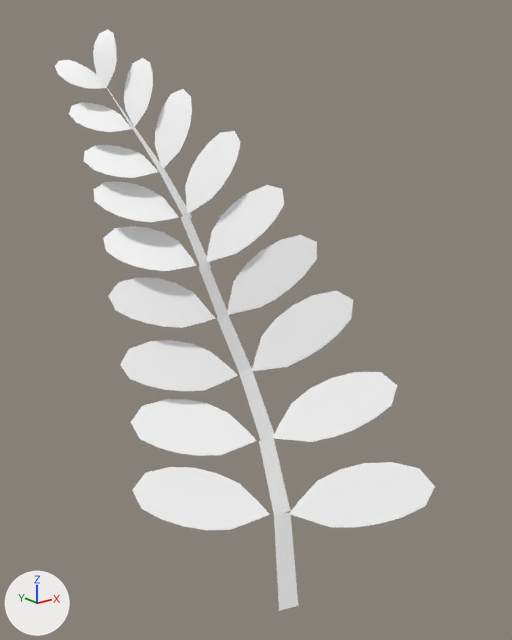
A saved change to the FBX model src/rawassets/anims/fern_short_sway.fbx.
Camera for both pictures: a camera (50 mm lens) standing at (-0.01155, -0.0129, 0.01395) and looking at (0.00089, 0.00265, 0.00773). The lights are fixed; the arrows at lower left show +X, +Y and +Z. Both versions are drawn at frame 32 of the action 'Take 001'; the numbers are the values there.

The first picture shows 'fern_base', 'fern_segment', 'fern_segment1', 'fern_segment2', 'fern_segment3', 'fern_segment4', 'fern_segment5', 'fern_segment6', 'fern_segment7'.
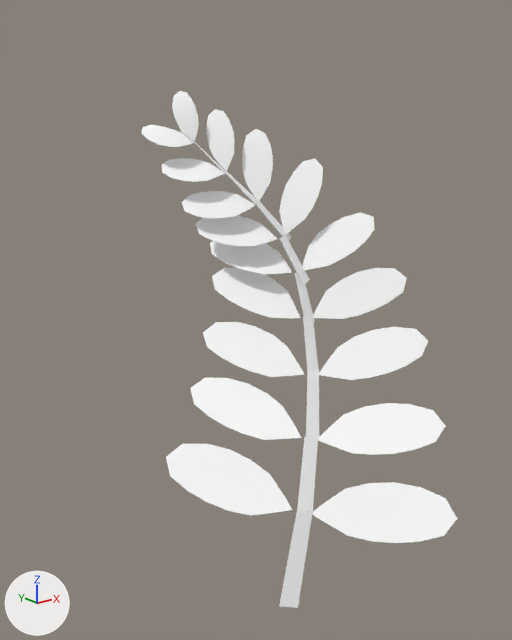
Where the change shows, as pixel boxes (x1, y1, x2, y2) in the pictures (512 x 640 px):
'fern_base', moved, turned: before (132, 462, 435, 611); after (166, 444, 457, 608)
'fern_segment', moved, turned: before (131, 372, 397, 517); after (190, 377, 445, 512)
'fern_segment1', moved, turned: before (120, 291, 353, 441); after (203, 322, 428, 439)
'fern_segment2', moved, turned: before (108, 235, 317, 373); after (212, 268, 407, 371)
'fern_segment3', moved, turned: before (103, 185, 284, 321); after (210, 212, 375, 322)
'fern_segment4', moved, turned: before (93, 131, 241, 273); after (196, 159, 323, 285)
'fern_segment5', moved, turned: before (84, 89, 192, 218); after (182, 129, 291, 241)
'fern_segment6', moved, turned: before (69, 58, 163, 171); after (162, 109, 258, 205)
'fern_segment7', moved, turned: before (55, 29, 134, 129); after (141, 91, 226, 173)

What changed in the scene script:
```text
Change ob_fern_segment7:
    ob_fern_segment7.location: (-0.00158, 0.00495, 0.01313) -> (0.00156, 0.00499, 0.01174)
    ob_fern_segment7.rotation_euler: (1.458, -1.805, 0.659) -> (2.097, -1.903, 0.262)  # degrees (84, -103, 38) -> degrees (120, -109, 15)
Change ob_fern_segment1:
    ob_fern_segment1.location: (0.00048, 0.00171, 0.00454) -> (0.00225, 0.00162, 0.00402)
    ob_fern_segment1.rotation_euler: (0.595, -1.448, 1.113) -> (1.417, -1.037, 0.214)  # degrees (34, -83, 64) -> degrees (81, -59, 12)
Change ob_fern_segment:
    ob_fern_segment.location: (0.00029, 0.00084, 0.00255) -> (0.00119, 0.00079, 0.00231)
    ob_fern_segment.rotation_euler: (0.829, -1.409, 0.851) -> (1.41, -1.023, 0.199)  # degrees (47, -81, 49) -> degrees (81, -59, 11)
Change ob_fern_segment3:
    ob_fern_segment3.location: (-0.00047, 0.00306, 0.00863) -> (0.00304, 0.00309, 0.00786)
    ob_fern_segment3.rotation_euler: (-0.183, -1.198, 2.005) -> (0.386, -1.151, 1.447)  # degrees (-10, -69, 115) -> degrees (22, -66, 83)
Change ob_fern_base:
    ob_fern_base.location: (0.00006, 0.0, -0.00023) -> (0.00003, -0.00001, -0.00025)
    ob_fern_base.rotation_euler: (1.095, -1.406, 0.543) -> (1.44, -1.099, 0.141)  # degrees (63, -81, 31) -> degrees (83, -63, 8.1)
Change ob_fern_segment2:
    ob_fern_segment2.location: (0.00026, 0.00248, 0.00645) -> (0.00295, 0.00241, 0.00577)
    ob_fern_segment2.rotation_euler: (0.0319, -1.377, 1.722) -> (1.163, -1.12, 0.544)  # degrees (1.8, -79, 99) -> degrees (67, -64, 31)
Change ob_fern_segment5:
    ob_fern_segment5.location: (-0.00075, 0.00364, 0.01069) -> (0.00306, 0.00367, 0.00965)
    ob_fern_segment5.rotation_euler: (2.307, -1.889, -0.289) -> (-0.667, -1.062, 2.912)  # degrees (132, -108, -17) -> degrees (-38, -61, 167)
Change ob_fern_segment4:
    ob_fern_segment4.location: (-0.00039, 0.00334, 0.00932) -> (0.00338, 0.00331, 0.00835)
    ob_fern_segment4.rotation_euler: (-0.462, -1.227, 2.375) -> (-0.347, -1.126, 2.395)  # degrees (-26, -70, 136) -> degrees (-20, -65, 137)
Change ob_fern_segment6:
    ob_fern_segment6.location: (-0.0011, 0.00427, 0.01198) -> (0.00236, 0.00434, 0.01077)
    ob_fern_segment6.rotation_euler: (2.027, -1.79, 0.15) -> (2.435, -1.952, -0.0302)  # degrees (116, -103, 8.6) -> degrees (140, -112, -1.7)
```
